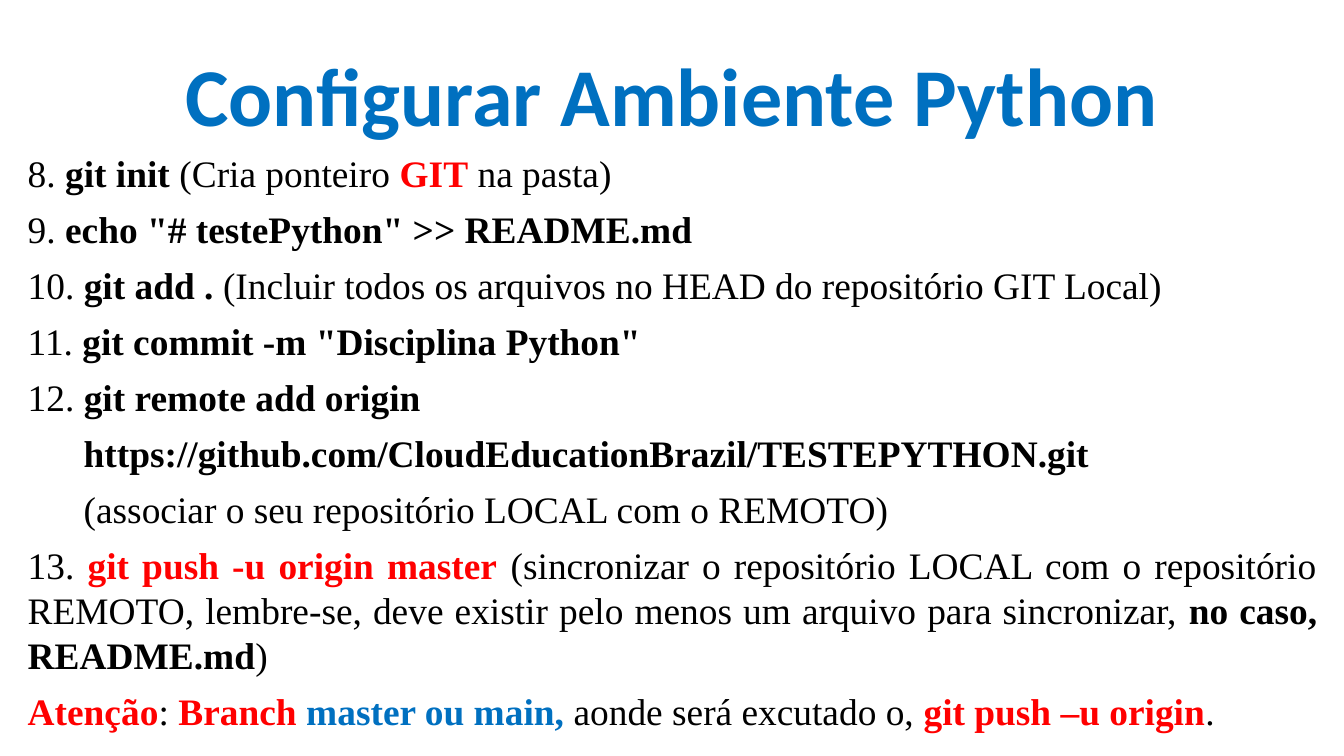
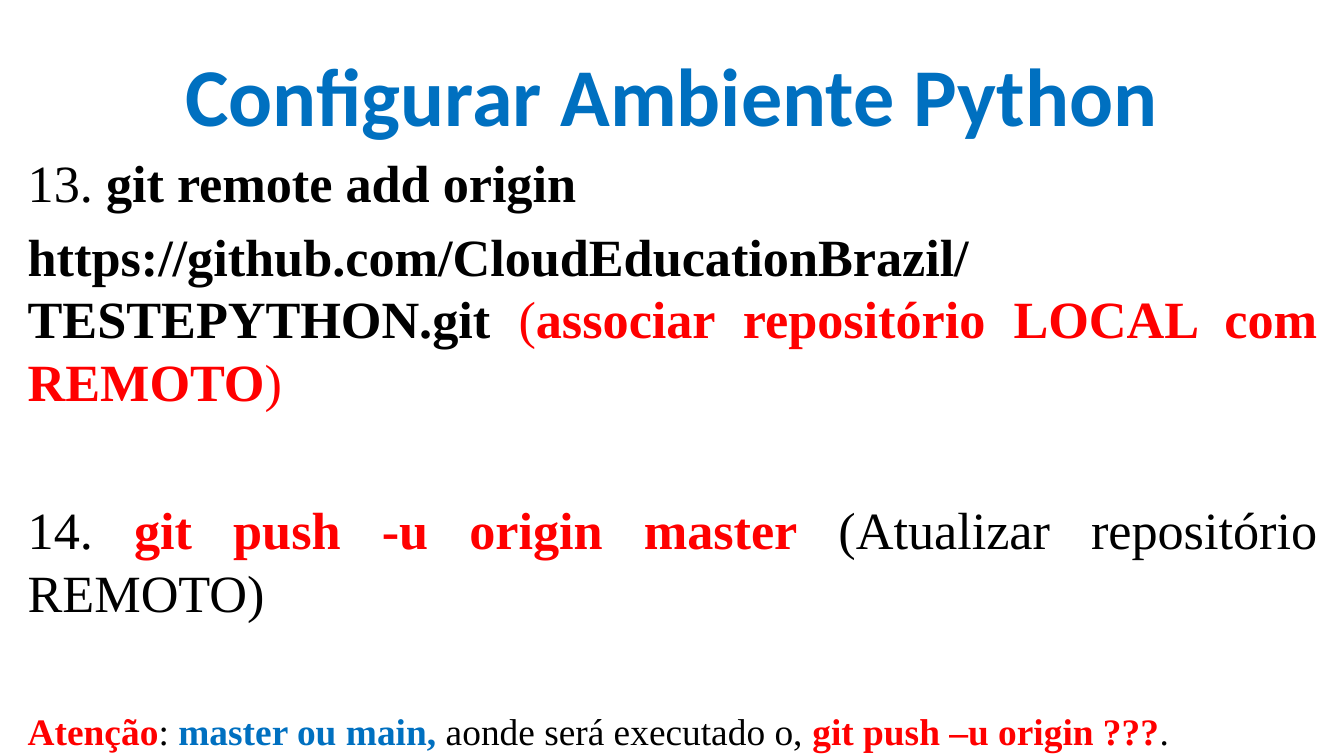
Before and after one commit to CloudEducationBrazil/WydenPythonParadigmas, a slide deck: slide 17 of 01 Classes/Aula 01 02 03 Programação Python.pptx (slide 15 before the commit). Drawn at 1344x756 pixels with LibreOffice and Linux fonts; fonts in the diff are those of the drawing; background and template pictures are left out. Boxes give left, top, right and bottom in pixels: in the first picture for what was removed or moved away, otherwise in the second. Text is boxed around its words. In the diff, an @@ line names an element or a change of style, - is before the commit and + after.

```diff
--- a/01 Classes/Aula 01 02 03 Programação Python.pptx
+++ b/01 Classes/Aula 01 02 03 Programação Python.pptx
@@ text at (x1=28, y1=165, x2=1317, y2=752): text changed; size 20 to 28 pt; bold on @@
-8. git init (Cria ponteiro GIT na pasta)
-9. echo "# testePython" >> README.md
-10. git add . (Incluir todos os arquivos no HEAD do repositório GIT Local)
-11. git commit -m "Disciplina Python"
-12. git remote add origin
-https://github.com/CloudEducationBrazil/TESTEPYTHON.git
-(associar o seu repositório LOCAL com o REMOTO)
-13. git push -u origin master (sincronizar o repositório LOCAL com o repositório REMOTO, lembre-se, deve existir pelo menos um arquivo para sincronizar, no caso, README.md)
-Atenção: Branch master ou main, aonde será excutado o, git push –u origin.
+13. git remote add origin
+https://github.com/CloudEducationBrazil/TESTEPYTHON.git (associar repositório LOCAL com REMOTO)
+14. git push -u origin master (Atualizar repositório REMOTO)
+Atenção: master ou main, aonde será executado o, git push –u origin ???.
```
Also in this commit, not shown: 1 other slide changed, 2 slides added.
